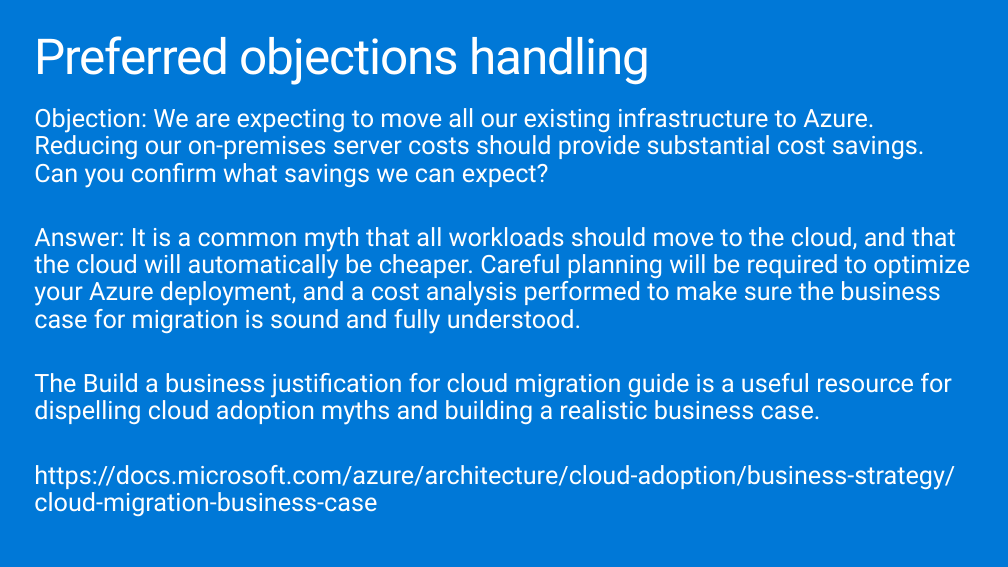
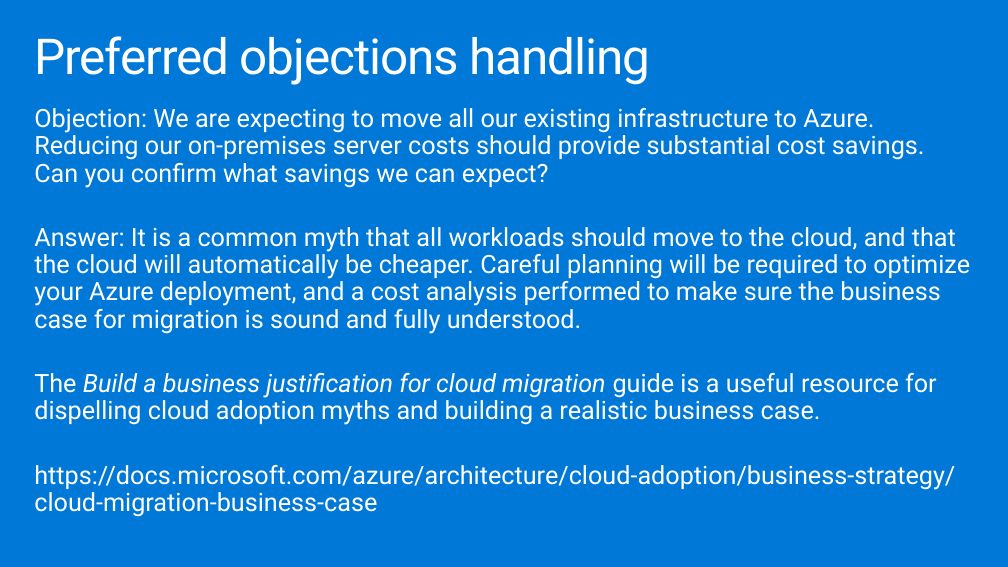
Before and after one commit to yachoukh/MCW-Line-of-business-application-migration, a slide deck: slide 32 of Whiteboard design session/WDS trainer presentation - Line-of-business application migration.pptx. Drawn at 1008x567 pixels with LibreOffice and Linux fonts; fonts in the diff are those of the drawing. Boxes give left, top, right and bottom in pixels: in the first picture for what was removed or moved away, otherwise in the second. Text is boxed around its words. In the diff, an @@ line names an element or a change of style, - is before the commit and + after.

```diff
--- a/Whiteboard design session/WDS trainer presentation - Line-of-business application migration.pptx
+++ b/Whiteboard design session/WDS trainer presentation - Line-of-business application migration.pptx
@@ text at [34,373,937,425]: italic on in "Build a business justification for cloud migration" @@
```
Also in this commit, not shown: 15 other slides changed, 5 other files.
